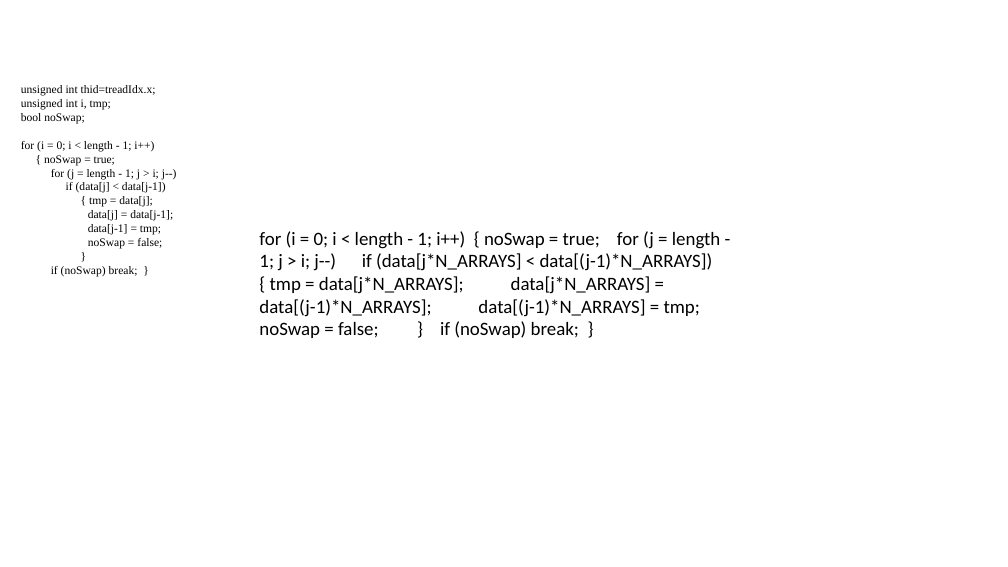
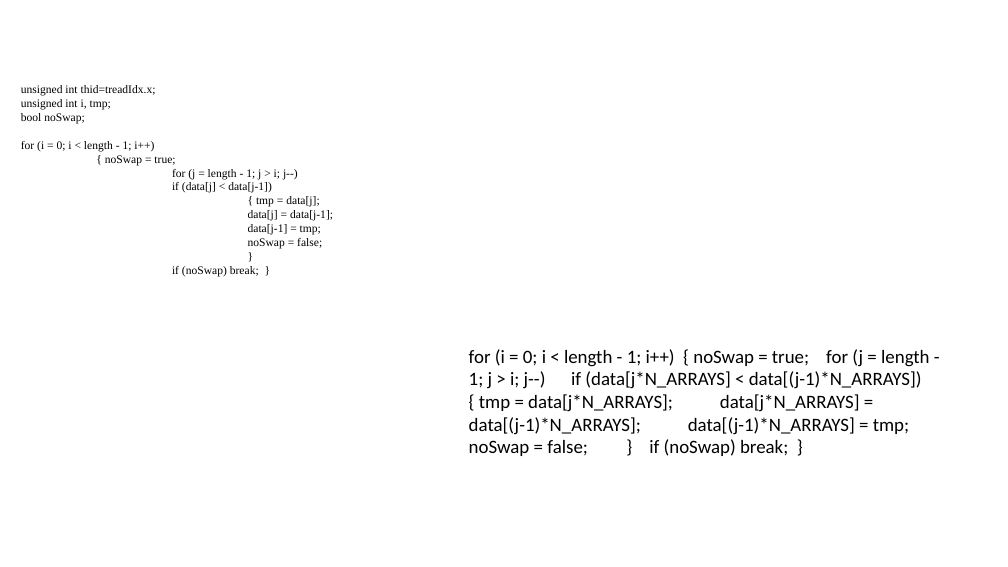
Before and after one commit to Pinto1088/AAD_2022, a slide deck: slide 4 of Assignment2/Apresentação1.pptx. Drawn at 1008x567 pixels with LibreOffice and Linux fonts; fonts in the diff are those of the drawing. Boxes give left, top, right and bottom in pixels: in the first picture for what was removed or moved away, otherwise in the second. Text is boxed around its words. In the diff, an @@ line names an element or a change of style, - is before the commit and + after.

```diff
--- a/Assignment2/Apresentação1.pptx
+++ b/Assignment2/Apresentação1.pptx
@@ text "unsigned int thid=treadIdx.x;" rewrapped from (x1=21, y1=85, x2=177, y2=277) to (x1=21, y1=85, x2=333, y2=277) @@
@@ text "for (i = 0; i ..." moved from (x1=259, y1=231, x2=720, y2=338) to (x1=469, y1=349, x2=929, y2=456) @@
```
Also in this commit, not shown: 2 other slides changed, 3 other files.
